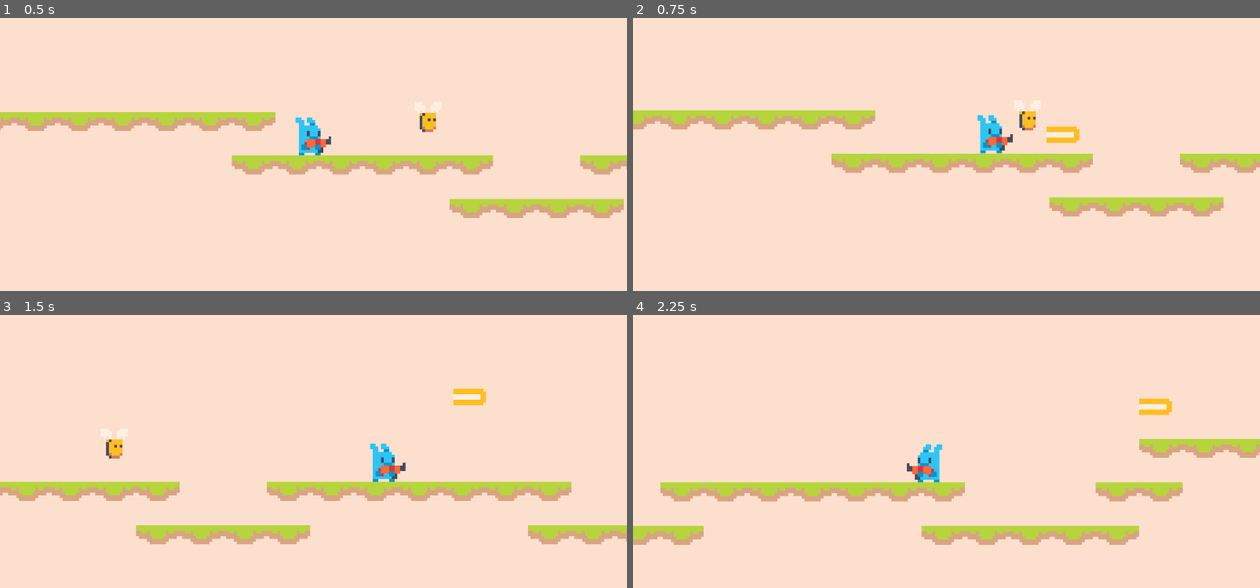
Above: before the commit, frames 1-4 (two rows, left to right).
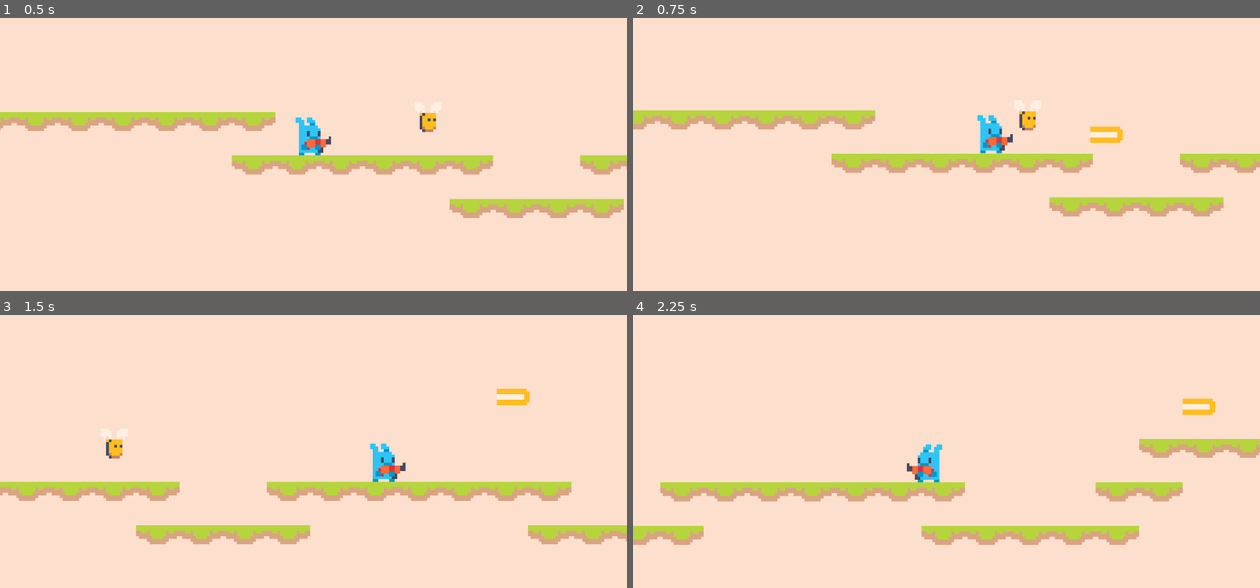
Above: after the commit, the same moments.

Repository: heliosalesjr/shaungodot
Game: Godot game, scene res://scenes/game.tscn
Same seed, same stepped clock (60 frames per second), same inputs: the game is played once before the commit and once after it.
Inputs:
- Up to frame 1 (0.5 s): no input
- Up to frame 2 (0.75 s): hold Right (right) from 0.53 s (still down); hold Down (shoot) from 0.53 s (still down)
- Up to frame 3 (1.5 s): keep holding Right (right); tap Up (jump) at 0.77 s; release Down (shoot) at 1.28 s; tap Down (shoot) at 1.35 s
- Up to frame 4 (2.25 s): tap Up (jump) at 1.52 s; release Right (right) at 2.03 s; hold Left (left) from 2.03 s (still down); hold Down (shoot) from 2.03 s (still down)

Frame 1 is identical in both runs. In frame 2, 0.5% of the frame differs, in the area x 65-79%, y 39-46%; in frame 3, 0.5%; in frame 4, 0.5%.

Commit message:
bullet offset

Diff:
--- a/scenes/bullet.gd
+++ b/scenes/bullet.gd
@@ -3,5 +3,8 @@
 var direction: int  = 1
 @export var speed = 300
 
+func _ready():
+	$Sprite2D.flip_h = direction < 0
+
 func _process(delta):
 	position.x += speed * direction * delta
--- a/scenes/level.gd
+++ b/scenes/level.gd
@@ -5,6 +5,6 @@
 func _on_player_shoot(pos, facing_right):
 	var bullet = bullet_scene.instantiate()
 	var direction = 1 if facing_right else -1
+	bullet.direction = direction
 	$Bullets.add_child(bullet)
-	bullet.position = pos
-	bullet.direction = direction
+	bullet.position = pos + Vector2(16 * direction,0)
